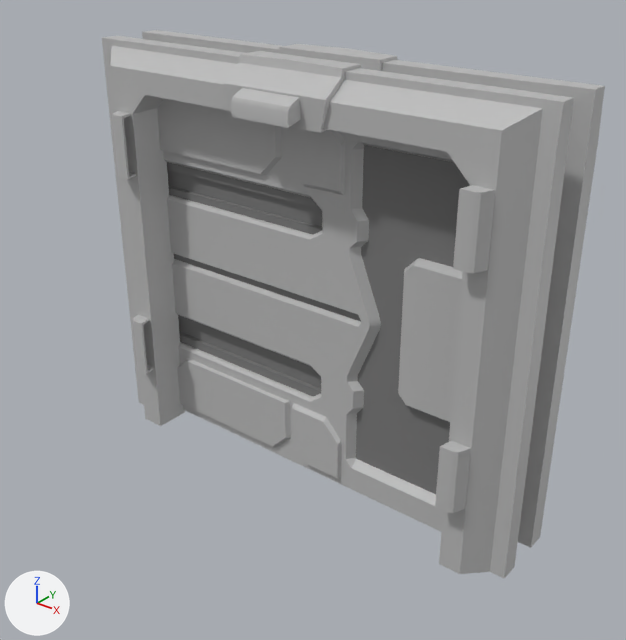
The FBX model WSRogue/Assets/Models/MO_Porte.fbx: old version first, new version second.
The view is the same before and after, from a camera (50 mm lens) standing at (4.56, -4.16, 3.46) and looking at (1.07, 0.2, 0.76). The axes (+X, +Y, +Z) are drawn at lower left. The lights are the same throughout. Where no turn or scale is listed for an object, it has been applied to the vertices.

The first picture shows 'Encadrement', 'Porte'.
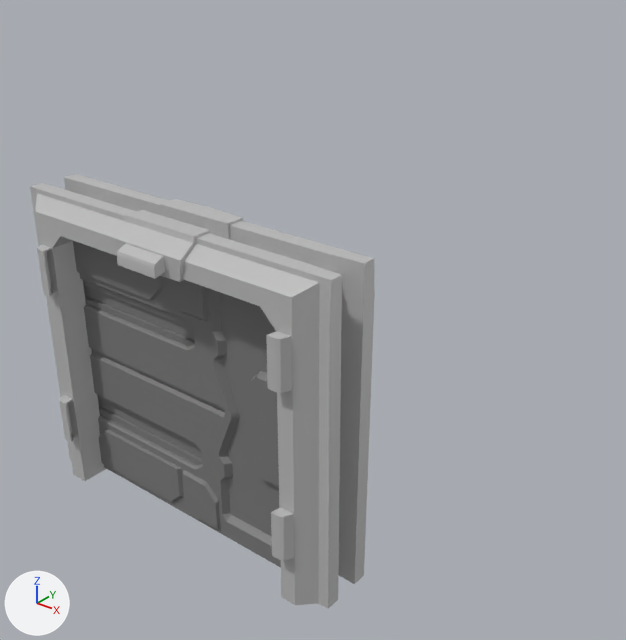
Boxes [x1, y1, x2, y2] around the edits, measured in the pictures (626 x 640 px):
'Encadrement', moved: before [102, 30, 605, 579]; after [30, 174, 375, 609]
'Porte', recoloured, moved: before [157, 99, 470, 531]; after [73, 241, 281, 568]
part 1 of me_mesh, recoloured: before [157, 99, 463, 531]; after [73, 241, 281, 568]

What changed in the scene script:
```text
Change me_mesh:
    where me_mesh.from_pydata(...)  # 700 vertices, 601 faces; spans x -0.01..2.65, y -0.05..0.23, z 0.03..2.49
    used by ob_porte; location = (0.1, -0.377, -0.031)
    me_mesh part 1: all 493 faces that had it switch from mat_lambert1 (grey #bcbcbc) to mat_m_porte_detail (grey #7b7b7b)
Change ob_encadrement:
    ob_encadrement.location: (0.126, -0.628, -0.031) -> (-1.341, -0.357, -1.357)
Change ob_porte:
    ob_porte.location: (0.1, -0.377, -0.031) -> (-1.341, -0.109, -1.357)
```
